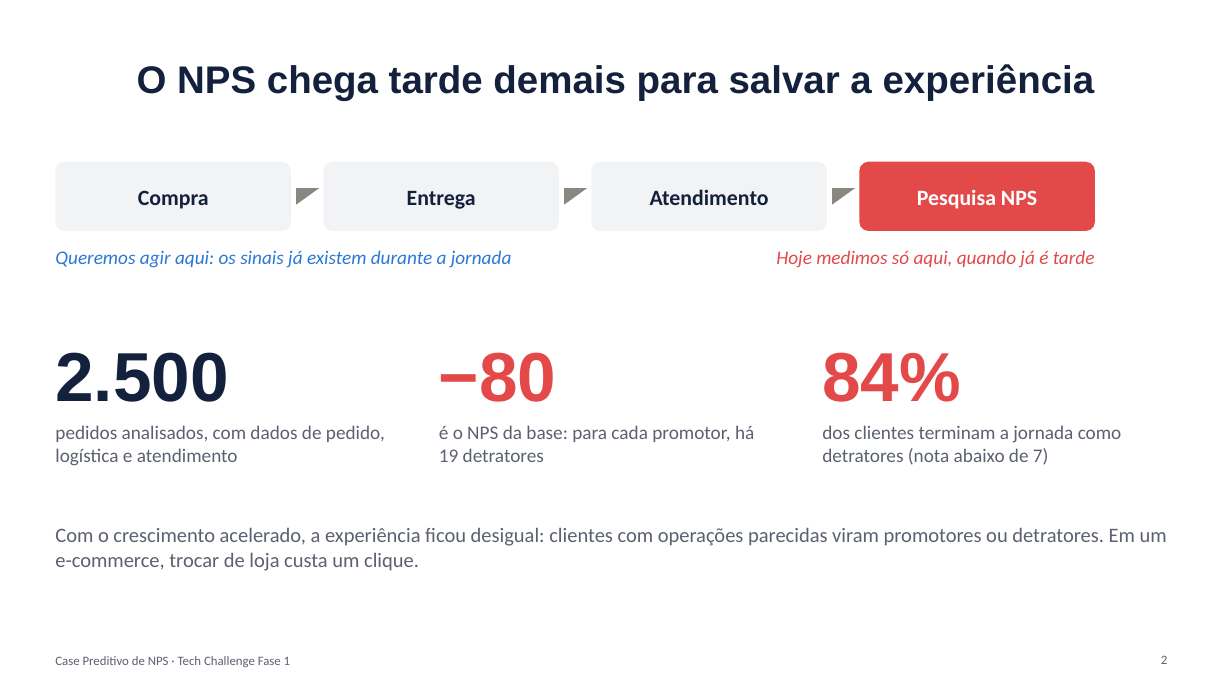
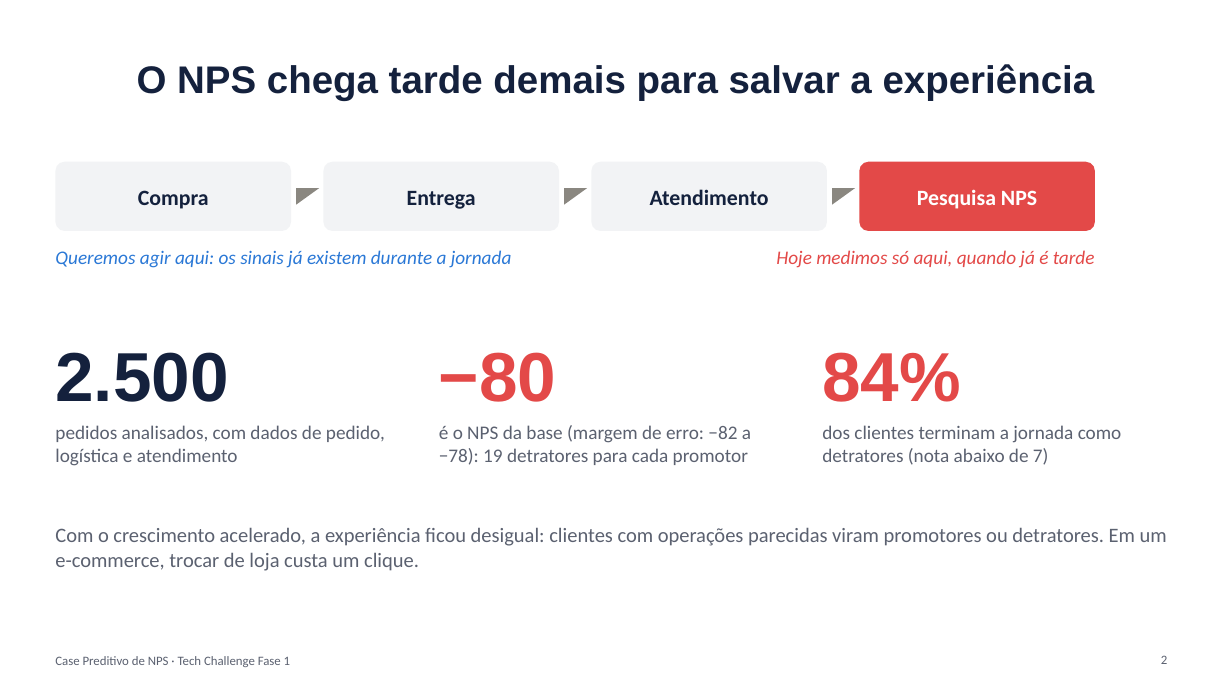
Before and after one commit to ricardowalendorff/Case_preditivo_NPS, a slide deck: slide 2 of reports/apresentacao_nps_preditivo.pptx. Drawn at 1232x693 pixels with LibreOffice and Linux fonts; fonts in the diff are those of the drawing. Boxes give left, top, right and bottom in pixels: in the first picture for what was removed or moved away, otherwise in the second. Text is boxed around its words. In the diff, an @@ line names an element or a change of style, - is before the commit and + after.

```diff
--- a/reports/apresentacao_nps_preditivo.pptx
+++ b/reports/apresentacao_nps_preditivo.pptx
@@ text at box(439, 425, 751, 465): text changed @@
-é o NPS da base: para cada promotor, há 19 detratores
+é o NPS da base (margem de erro: −82 a −78): 19 detratores para cada promotor
```
Also in this commit, not shown: 2 other slides changed, 5 other files.
